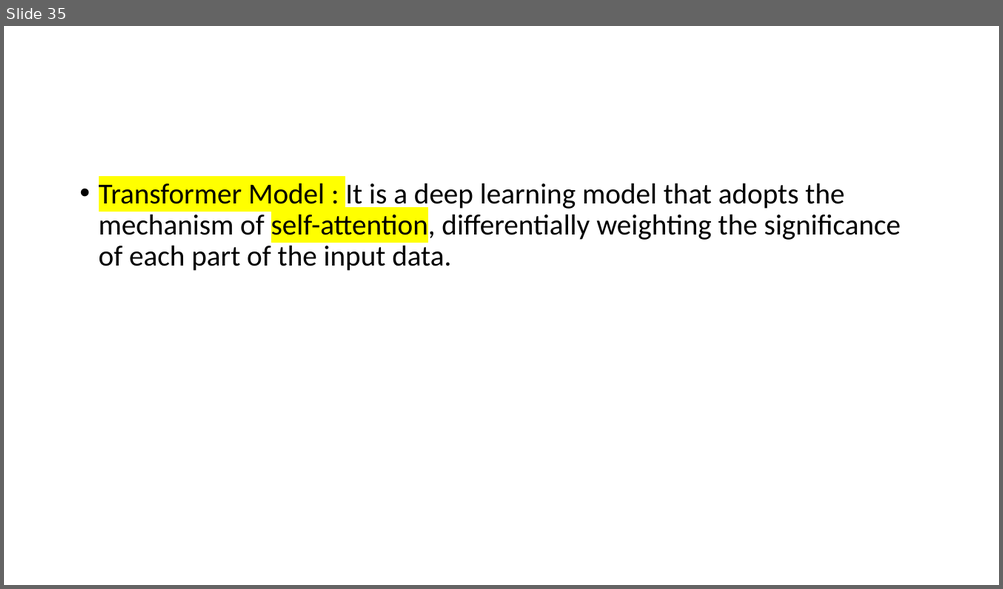
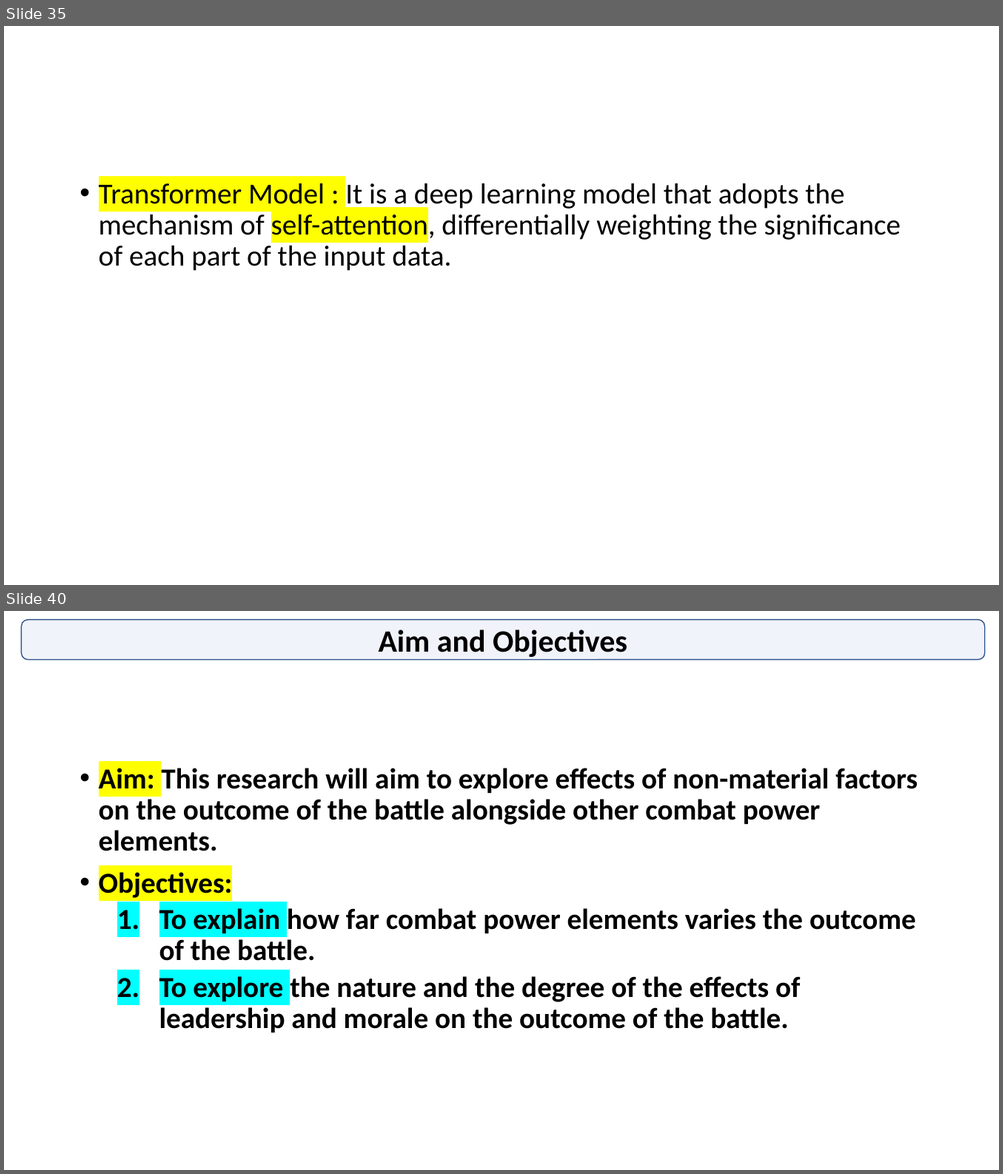
Before and after one commit to GurkanGitHub/PhD, a slide deck: PhD Discussion.pptx. Shown one above the other, each under a label of ours: slide 35 before the commit, slides 35 and 40 after it; the slides between them are not shown. The pictures are 1003x589 and 1003x1174 pixels, drawn with LibreOffice and Linux fonts; fonts in the diff are those of the drawing. Boxes give left, top, right and bottom in pixels: in the first picture for what was removed or moved away, otherwise in the second. Text is boxed around its words. In the diff, an @@ line names an element or a change of style, - is before the commit and + after.

```diff
--- a/PhD Discussion.pptx
+++ b/PhD Discussion.pptx
@@ slide 40 added at bbox=[4, 611, 999, 1170], background #FFFFFF @@
@@ rounded rectangle added at bbox=[21, 620, 984, 661], fill #4472C4 at 8% opacity, outline #325491 1 pt, 30 pt, text #000000, bold @@
+Aim and Objectives
@@ text added at bbox=[99, 768, 917, 1033], 28 pt, text #000000, bold @@
+• Aim: This research will aim to explore effects of non-material factors on the outcome of the battle alongside other combat power elements.
+• Objectives:
+  1. To explain how far combat power elements varies the outcome of the battle.
+  2. To explore the nature and the degree of the effects of leadership and morale on the outcome of the battle.
```
Also in this commit, not shown: 15 other slides added, 2 other files.
